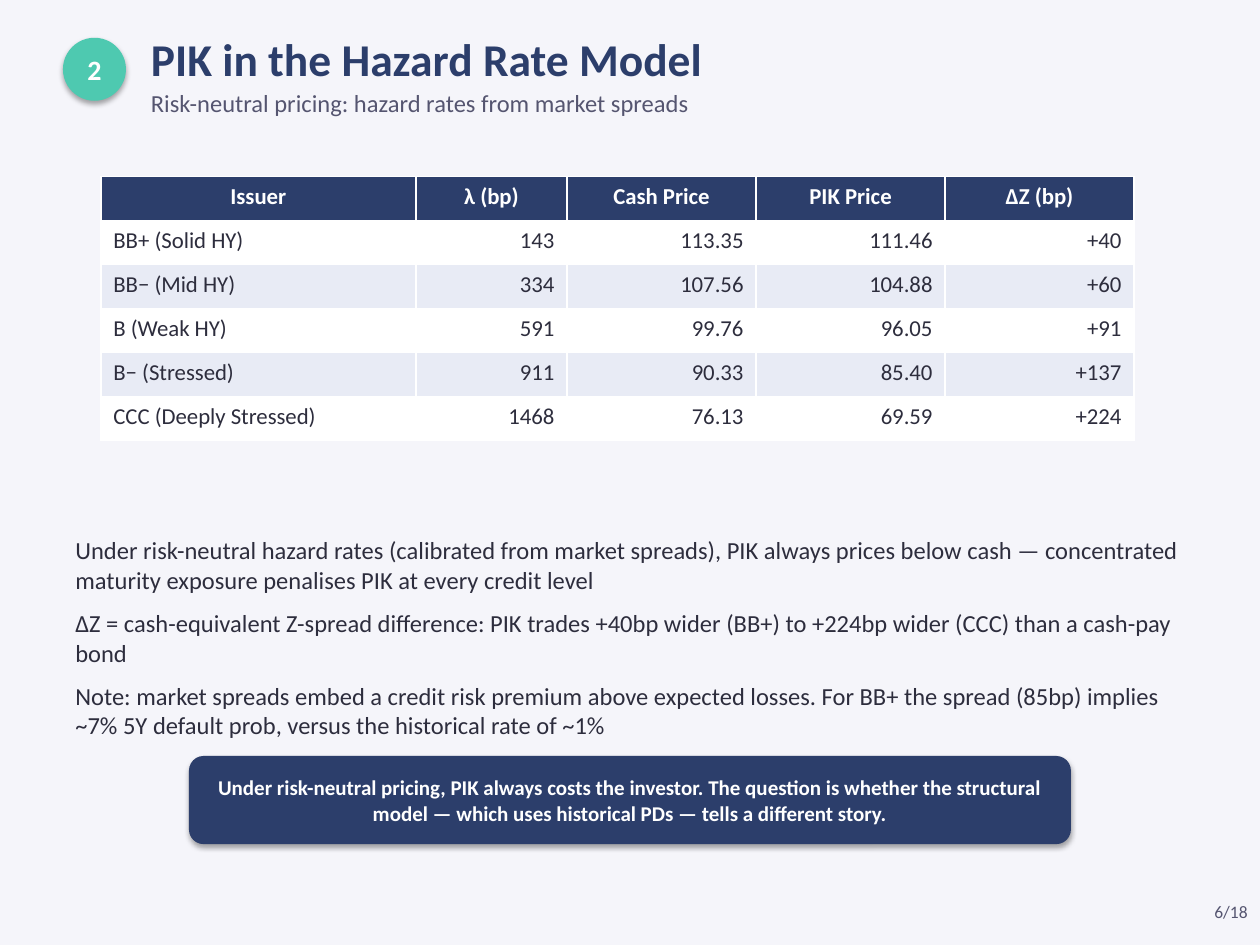
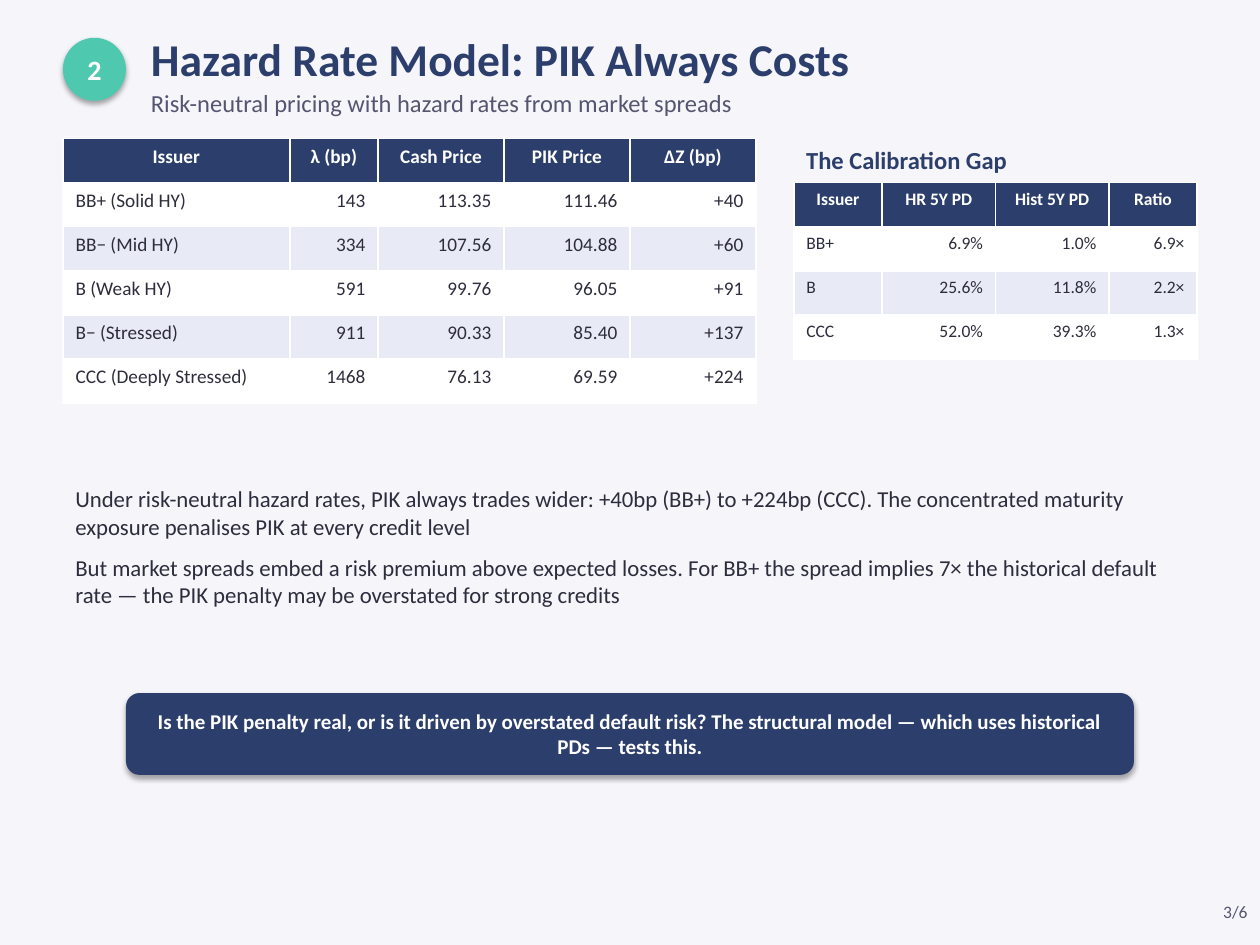
Before and after one commit to jeickmeier/rfin, a slide deck: slide 3 of finstack-py/examples/scripts/valuations/instruments/pik_coupon_pricing.pptx (slide 6 before the commit). Drawn at 1260x945 pixels with LibreOffice and Linux fonts; fonts in the diff are those of the drawing. Boxes give left, top, right and bottom in pixels: in the first picture for what was removed or moved away, otherwise in the second. Text is boxed around its words. In the diff, an @@ line names an element or a change of style, - is before the commit and + after.

```diff
--- a/finstack-py/examples/scripts/valuations/instruments/pik_coupon_pricing.pptx
+++ b/finstack-py/examples/scripts/valuations/instruments/pik_coupon_pricing.pptx
@@ text at [151, 44, 849, 83]: text changed @@
-PIK in the Hazard Rate Model
+Hazard Rate Model: PIK Always Costs
@@ text at [151, 95, 731, 116]: text changed @@
-Risk-neutral pricing: hazard rates from market spreads
+Risk-neutral pricing with hazard rates from market spreads
@@ table at [63, 139, 756, 403] @@
@@ size 13 to 11 pt @@
@@ table: place and size @@
-table at [101, 176, 1134, 441]
+table at [63, 139, 756, 403]
@@ text added at [806, 151, 1007, 173], 14 pt, text #2C3E6B, bold @@
+The Calibration Gap
@@ table added at [794, 183, 1197, 359], 4 rows, 4 columns @@
+Issuer | HR 5Y PD | Hist 5Y PD | Ratio
+BB+ | 6.9% | 1.0% | 6.9×
+B | 25.6% | 11.8% | 2.2×
+CCC | 52.0% | 39.3% | 1.3×
@@ text at [75, 490, 1157, 607]: text changed; size 14 to 13 pt @@
-Under risk-neutral hazard rates (calibrated from market spreads), PIK always prices below cash — concentrated maturity exposure penalises PIK at every credit level
-ΔZ = cash-equivalent Z-spread difference: PIK trades +40bp wider (BB+) to +224bp wider (CCC) than a cash-pay bond
-Note: market spreads embed a credit risk premium above expected losses. For BB+ the spread (85bp) implies ~7% 5Y default prob, versus the historical rate of ~1%
+Under risk-neutral hazard rates, PIK always trades wider: +40bp (BB+) to +224bp (CCC). The concentrated maturity exposure penalises PIK at every credit level
+But market spreads embed a risk premium above expected losses. For BB+ the spread implies 7× the historical default rate — the PIK penalty may be overstated for strong credits
@@ rounded rectangle "Is the PIK penalty real, ...": place and size @@
-rounded rectangle "Is the PIK penalty real, ..." at [189, 756, 1071, 844]
+rounded rectangle "Is the PIK penalty real, ..." at [126, 693, 1134, 775]
@@ text in rounded rectangle at [158, 714, 1101, 754]: text changed @@
-Under risk-neutral pricing, PIK always costs the investor. The question is whether the structural model — which uses historical PDs — tells a different story.
+Is the PIK penalty real, or is it driven by overstated default risk? The structural model — which uses historical PDs — tests this.
@@ text at [1223, 906, 1247, 919]: text changed @@
-6/18
+3/6
```
Also in this commit, not shown: 4 other slides changed, 12 slides removed, 10 other files.
